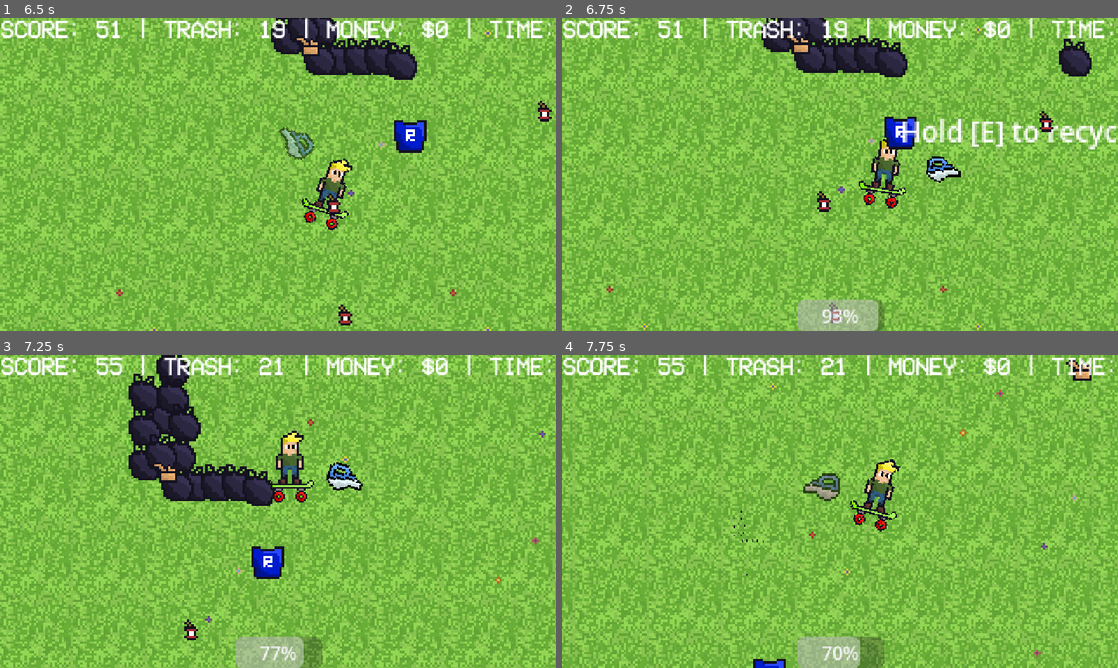
Above: before the commit, frames 1-4 (two rows, left to right).
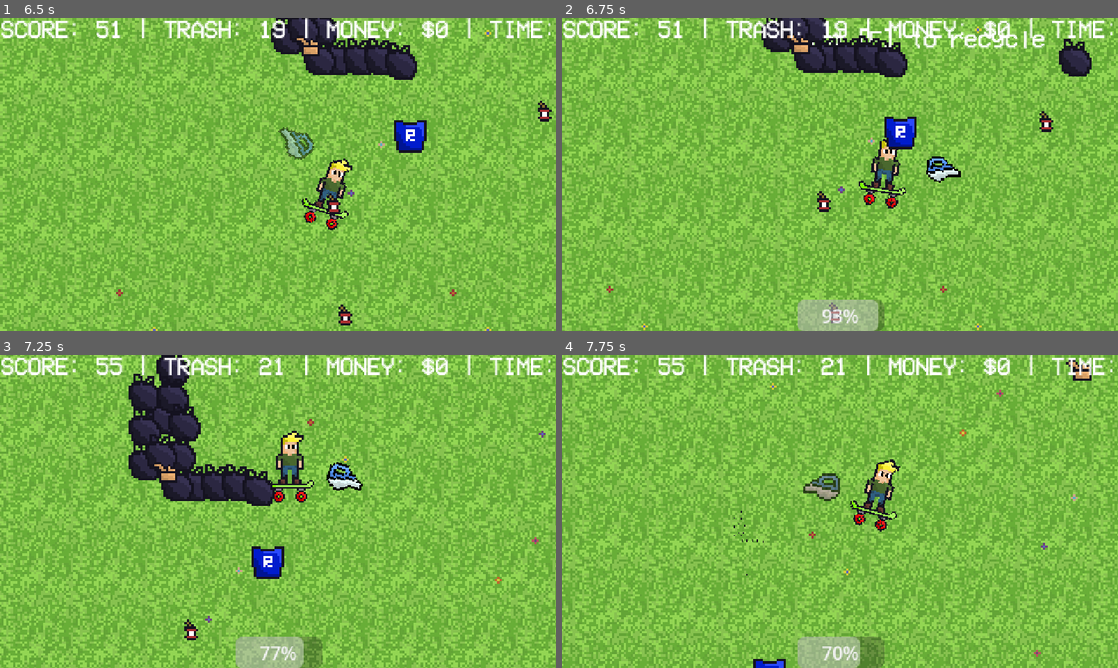
Above: after the commit, the same moments.

Repository: Zacharger0/Clean-Up-The-Town
Game: Godot game, scene res://world/world.tscn
Same seed, same stepped clock (60 frames per second), same inputs: the game is played once before the commit and once after it.
Inputs (mouse positions are in pixels of both pictures, inside the frame that each line leads up to):
- Up to frame 1 (6.5 s): tap Enter (ui_accept) at 0.5, 0.77, 1.52, 3.02, 3.77, 4.52, 6.02 s; move the mouse to (400, 158) at 0.52 s; hold D (right) 0.53-1.28 s; hold E (recycle) 0.53-1.28 s; move the mouse to (166, 190) at 1.27 s; hold S (down) 1.28-2.03 s; tap Shift (sprint) at 1.35, 5.85 s; move the mouse to (333, 105) at 2.02 s; press the mouse at (333, 105) at 2.03 s; hold D (right) 2.03-2.78 s; move the mouse to (250, 237) at 2.77 s; release the mouse at (250, 237) at 2.78 s; hold W (up) 2.78-3.53 s; tap E (recycle) at 2.85 s; move the mouse to (444, 221) at 3.52 s; hold Shift (sprint) 3.53-4.28 s; hold A (left) 3.53-5.03 s; move the mouse to (111, 127) at 4.27 s; click (111, 127) at 4.35 s; move the mouse to (305, 174) at 5.02 s; hold S (down) 5.03-5.78 s; hold E (recycle) 5.03-5.78 s; move the mouse to (194, 96) at 5.77 s; hold D (right) from 5.78 s (still down)
- Up to frame 2 (6.75 s): move the mouse to (962, 158) at 6.52 s; release D (right) at 6.53 s; press the mouse at (962, 158) at 6.53 s; hold W (up) from 6.53 s (still down)
- Up to frame 3 (7.25 s): keep holding W (up); tap Enter (ui_accept) at 6.77 s
- Up to frame 4 (7.75 s): move the mouse to (728, 527) at 7.27 s; release W (up) at 7.28 s; release the mouse at (728, 527) at 7.28 s; hold D (right) from 7.28 s (still down); tap E (recycle) at 7.35 s; tap Enter (ui_accept) at 7.52 s

Frame 1 is identical in both runs. In frame 2, 2.0% of the frame differs, in the area x 45-100%, y 3-42%; in frame 3, less than 0.1%; in frame 4, less than 0.1%.

Commit message:
fix garbage dumping progress bar

Diff:
--- a/player/player.tscn
+++ b/player/player.tscn
@@ -35,7 +35,9 @@
 
 [node name="VacuumArea" parent="." instance=ExtResource("4_yw30f")]
 position = Vector2(21, 0)
+range = 300.0
 
 [node name="VacuumDeniedSFX" type="AudioStreamPlayer2D" parent="."]
 stream = ExtResource("5_qjkh3")
+volume_db = -10.0
 pitch_scale = 0.25
--- a/recycle_bin.gd
+++ b/recycle_bin.gd
@@ -12,18 +12,21 @@
 var recycling := false
 
 func _ready() -> void:
-	progress_bar.custom_minimum_size = Vector2(200, 20)
+	progress_bar.size_flags_horizontal = Control.SIZE_SHRINK_CENTER
+	progress_bar.size_flags_vertical = Control.SIZE_SHRINK_CENTER
+	progress_bar.set_anchors_preset(Control.PRESET_CENTER)
+	progress_bar.size = Vector2(100, 1)  # actual on-screen size
 
 	var border := StyleBoxFlat.new()
 	border.bg_color = Color.BLACK
-	border.set_border_width_all(3)
+	border.set_border_width_all(1)
 	border.border_color = Color.BLACK
-	border.set_corner_radius_all(3)
+	border.set_corner_radius_all(1)
 	progress_bar.add_theme_stylebox_override("background", border)
 
 	var fill := StyleBoxFlat.new()
 	fill.bg_color = Color(0, 1, 0)
-	fill.set_corner_radius_all(3)
+	fill.set_corner_radius_all(1)
 	progress_bar.add_theme_stylebox_override("fill", fill)
 
 	progress_bar.visible = false
--- a/scenes/recycle_bin.tscn
+++ b/scenes/recycle_bin.tscn
@@ -1,7 +1,8 @@
-[gd_scene load_steps=6 format=3 uid="uid://bjoxvbfhshxge"]
+[gd_scene load_steps=7 format=3 uid="uid://bjoxvbfhshxge"]
 
 [ext_resource type="Script" uid="uid://c2rs0dyqoh8xd" path="res://recycle_bin.gd" id="1_mgr5a"]
 [ext_resource type="Texture2D" uid="uid://c0tpq2qfv1b4q" path="res://sprites/trashcan.png" id="2_q7cin"]
+[ext_resource type="FontFile" uid="uid://b3awj0mmqutk1" path="res://VCR_OSD_MONO_1.001.ttf" id="3_1c6vu"]
 [ext_resource type="AudioStream" uid="uid://daktnj5nxewtf" path="res://sfx/whoosh.mp3" id="3_q7cin"]
 [ext_resource type="AudioStream" uid="uid://dcbgij3iwg65g" path="res://sfx/Cash Register (Kaching) - Sound Effect (HD).mp3" id="4_576ct"]
 
@@ -19,15 +20,24 @@
 shape = SubResource("CircleShape2D_576ct")
 
 [node name="ProgressBar" type="ProgressBar" parent="."]
-offset_right = 100.0
-offset_bottom = 27.0
+anchors_preset = 5
+anchor_left = 0.5
+anchor_right = 0.5
+offset_left = -50.0
+offset_top = -26.0
+offset_right = 57.0
+offset_bottom = -13.0
+grow_horizontal = 2
 max_value = 1.0
-fill_mode = 2
+show_percentage = false
 
 [node name="Label" type="Label" parent="."]
-offset_right = 40.0
-offset_bottom = 23.0
-theme_override_font_sizes/font_size = 12
+offset_left = -49.0
+offset_top = -36.0
+offset_right = 51.0
+offset_bottom = -27.0
+theme_override_fonts/font = ExtResource("3_1c6vu")
+theme_override_font_sizes/font_size = 10
 text = "Hold E to Recycle"
 
 [node name="RecycleSFX" type="AudioStreamPlayer2D" parent="."]
